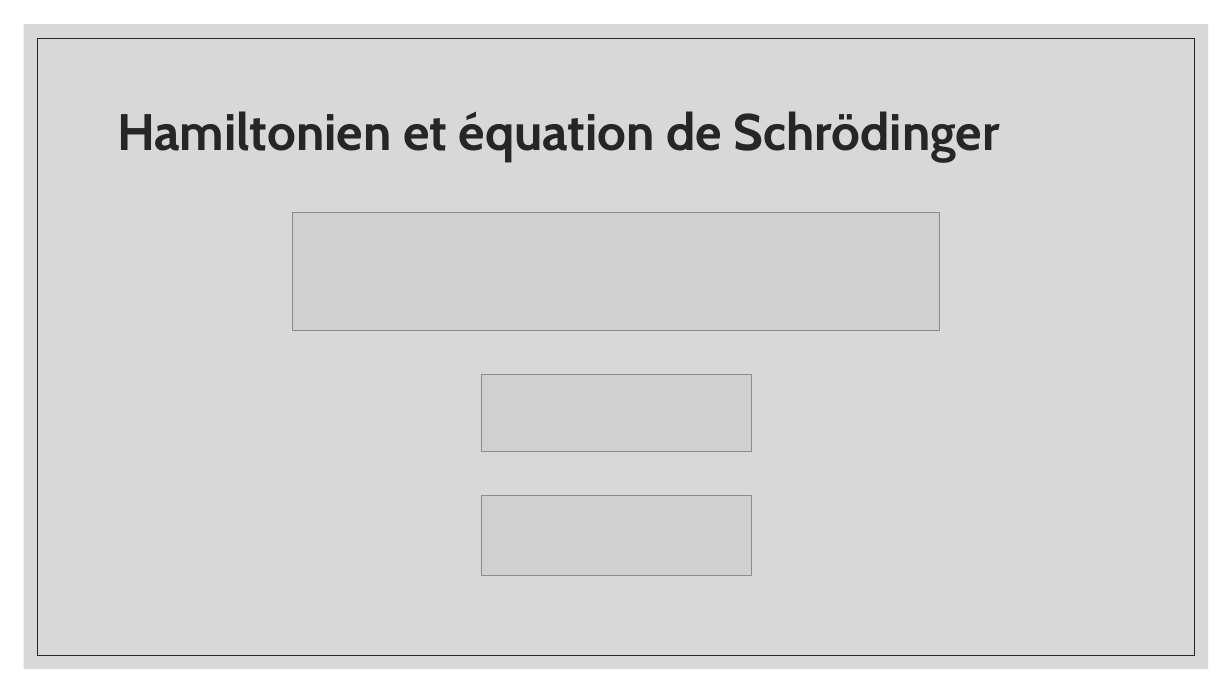
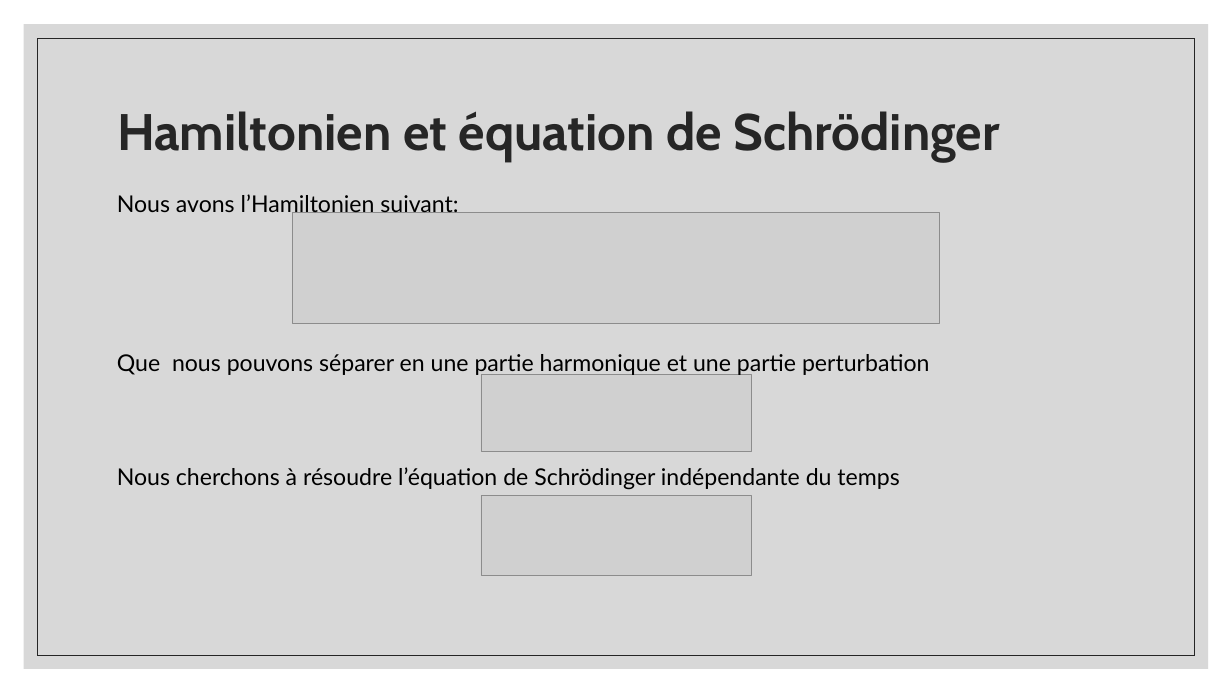
Before and after one commit to gahem1/Physique_Numerique, a slide deck: slide 2 of Solutions d’une équation aux valeurs propres.pptx. Drawn at 1232x693 pixels with LibreOffice and Linux fonts; fonts in the diff are those of the drawing; grey boxes stand for pictures. Boxes give left, top, right and bottom in pixels: in the first picture for what was removed or moved away, otherwise in the second. Text is boxed around its words. In the diff, an @@ line names an element or a change of style, - is before the commit and + after.

Commit message:
correction + perturbation

```diff
--- a/Solutions d’une équation aux valeurs propres.pptx
+++ b/Solutions d’une équation aux valeurs propres.pptx
@@ text added at [117,194,458,218], 18 pt, text #000000 @@
+Nous avons l’Hamiltonien suivant:
@@ picture: place and size @@
-picture at [293,213,940,331]
+picture at [293,213,940,323]
@@ text added at [117,354,930,376], 18 pt, text #000000 @@
+Que nous pouvons séparer en une partie harmonique et une partie perturbation
@@ text added at [117,467,899,490], 18 pt, text #000000 @@
+Nous cherchons à résoudre l’équation de Schrödinger indépendante du temps
```
Also in this commit, not shown: 15 other slides changed, 4 slides added, 1 slide removed.
